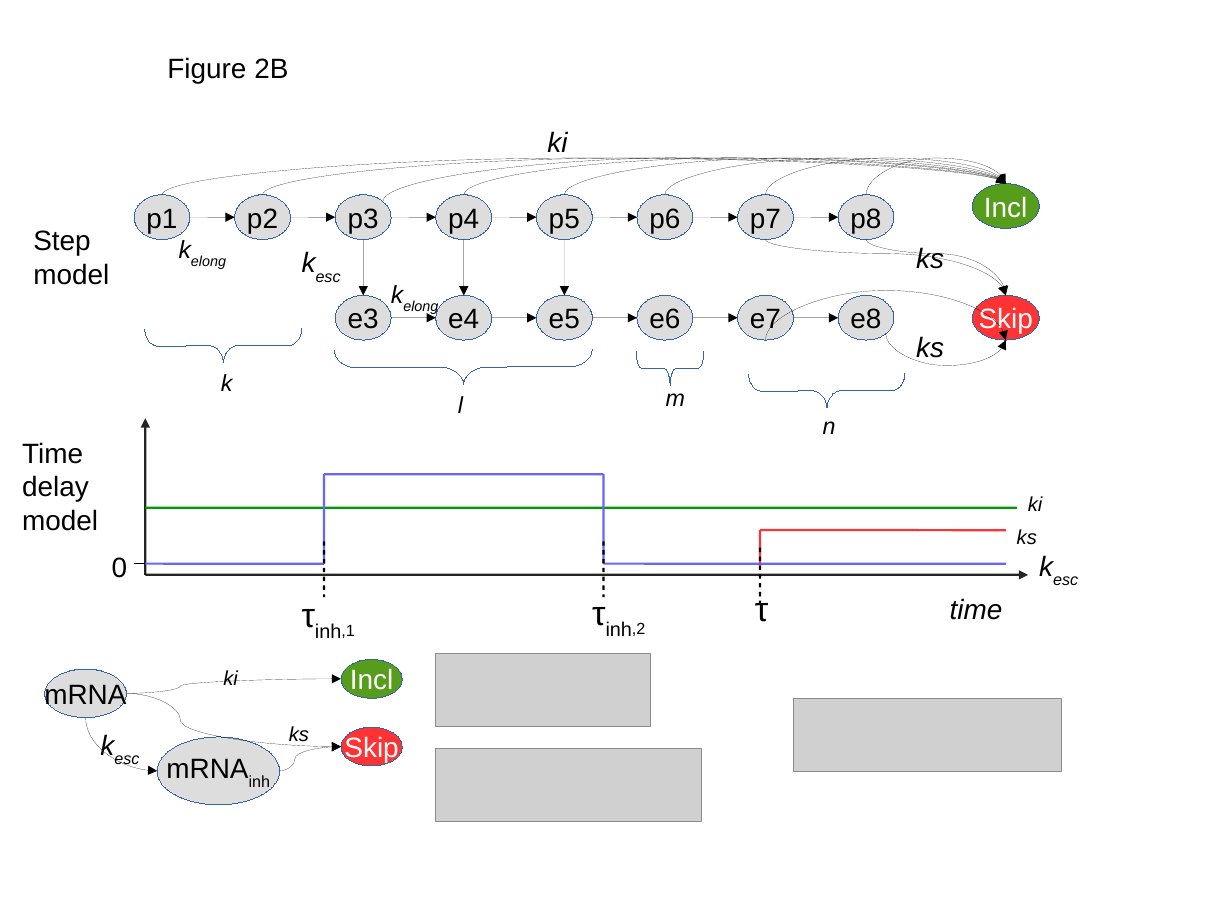
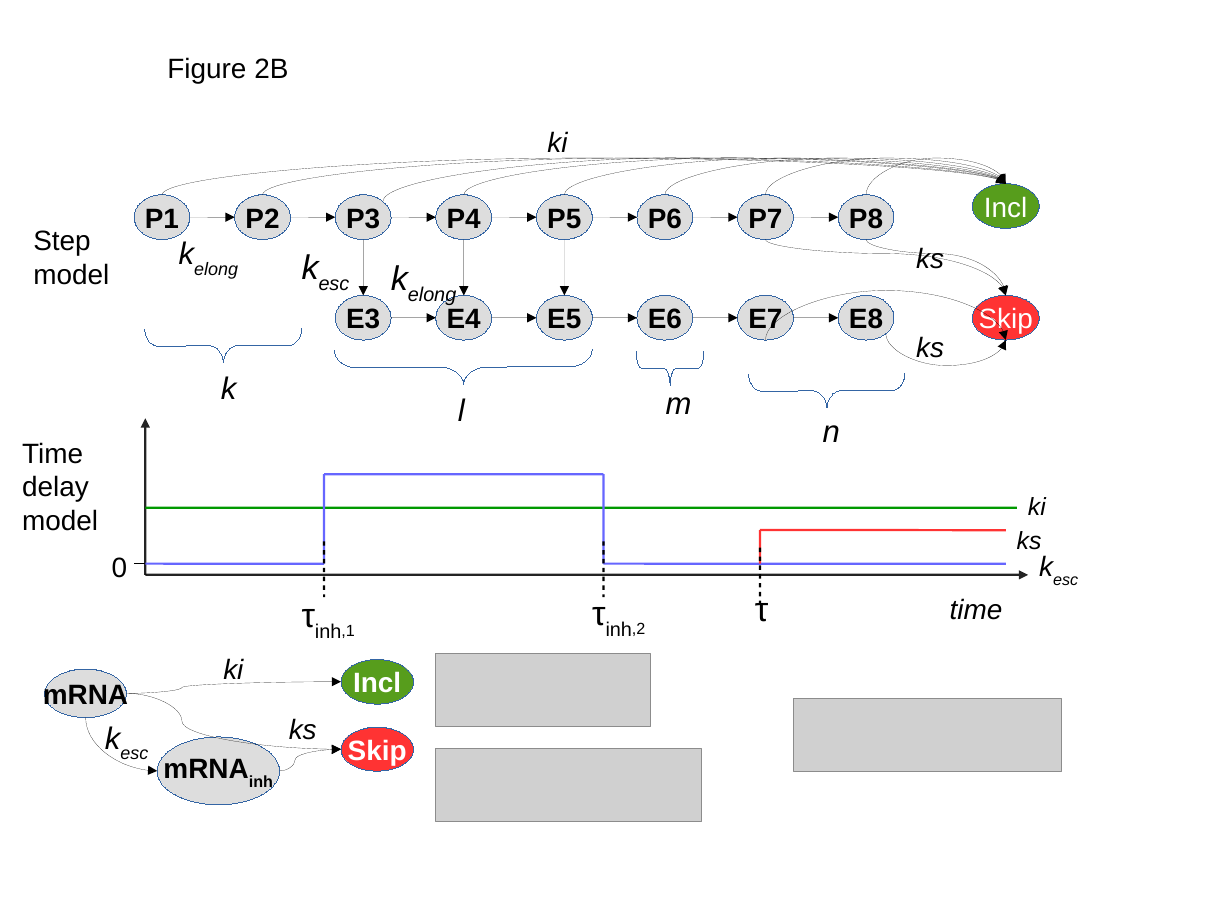
Before and after one commit to Siddharthaaa/SysBioSimulation, a slide deck: slide 9 of docs/Templates.odp. Drawn at 1232x924 pixels with LibreOffice and Linux fonts; fonts in the diff are those of the drawing; grey boxes stand for pictures. Boxes give left, top, right and bottom in pixels: in the first picture for what was removed or moved away, otherwise in the second. Text is boxed around its words. In the diff, an @@ line names an element or a change of style, - is before the commit and + after.

```diff
--- a/docs/Templates.odp
+++ b/docs/Templates.odp
@@ text in ellipse at (145, 208, 179, 228): text changed; bold on @@
-p1
+P1
@@ text in ellipse at (245, 208, 279, 228): text changed; bold on @@
-p2
+P2
@@ text in ellipse at (346, 208, 380, 229): text changed; bold on @@
-p3
+P3
@@ text in ellipse at (447, 208, 481, 228): text changed; bold on @@
-p4
+P4
@@ text in ellipse at (547, 208, 581, 229): text changed; bold on @@
-p5
+P5
@@ text in ellipse at (648, 208, 682, 229): text changed; bold on @@
-p6
+P6
@@ text in ellipse at (748, 208, 782, 228): text changed; bold on @@
-p7
+P7
@@ text in ellipse at (849, 208, 883, 229): text changed; bold on @@
-p8
+P8
@@ text "kelong" at (168, 228, 279, 282): size 16 to 20 pt @@
@@ text "kesc" at (291, 239, 402, 296): size 18 to 22 pt @@
@@ text "kelong": place and size @@
-text "kelong" at (380, 273, 492, 318)
+text "kelong" at (380, 252, 492, 309)
@@ text "kelong" at (380, 252, 492, 309): size 16 to 22 pt @@
@@ text in ellipse at (346, 308, 380, 329): text changed; bold on @@
-e3
+E3
@@ text in ellipse at (447, 308, 481, 328): text changed; bold on @@
-e4
+E4
@@ text in ellipse at (547, 308, 581, 329): text changed; bold on @@
-e5
+E5
@@ text in ellipse at (648, 308, 682, 329): text changed; bold on @@
-e6
+E6
@@ text in ellipse at (748, 308, 782, 333): text changed; bold on @@
-e7
+E7
@@ text in ellipse at (849, 308, 883, 329): text changed; bold on @@
-e8
+E8
@@ size 15 to 20 pt in 4 elements at (221, 376, 237, 399), (823, 425, 840, 442), (666, 397, 692, 414), (458, 398, 465, 421) @@
@@ text "ki" at (1028, 497, 1046, 515): size 13 to 16 pt @@
@@ text "ks" at (1017, 531, 1042, 550): size 13 to 16 pt @@
@@ text "ki" at (223, 658, 243, 684): size 13 to 18 pt @@
@@ text "ki": place and size @@
-text "ki" at (223, 670, 238, 685)
+text "ki" at (223, 658, 243, 684)
@@ curved arrow moved from (126, 693) - (341, 679) to (126, 693) - (341, 682) @@
@@ bold on in 4 elements at (45, 670, 126, 718), (158, 737, 281, 805), (341, 728, 414, 771), (341, 660, 414, 704) @@
@@ ellipse "Incl": place and size @@
-ellipse "Incl" at (341, 660, 402, 699)
+ellipse "Incl" at (341, 660, 414, 704)
@@ text "kesc": place and size @@
-text "kesc" at (89, 722, 201, 771)
+text "kesc" at (94, 713, 206, 767)
@@ text "kesc" at (94, 713, 206, 767): size 18 to 20 pt @@
@@ curved arrow (126, 693) - (341, 749): route changed @@
@@ text "ks": place and size @@
-text "ks" at (289, 726, 309, 746)
+text "ks" at (289, 718, 317, 740)
@@ text "ks" at (289, 718, 317, 740): size 13 to 18 pt @@
@@ curved arrow (279, 771) - (341, 749): route changed @@
@@ ellipse "Skip": place and size @@
-ellipse "Skip" at (341, 728, 402, 767)
+ellipse "Skip" at (341, 728, 414, 771)
```
Also in this commit, not shown: 2 other slides changed, 1 slide added, 5 other files.
